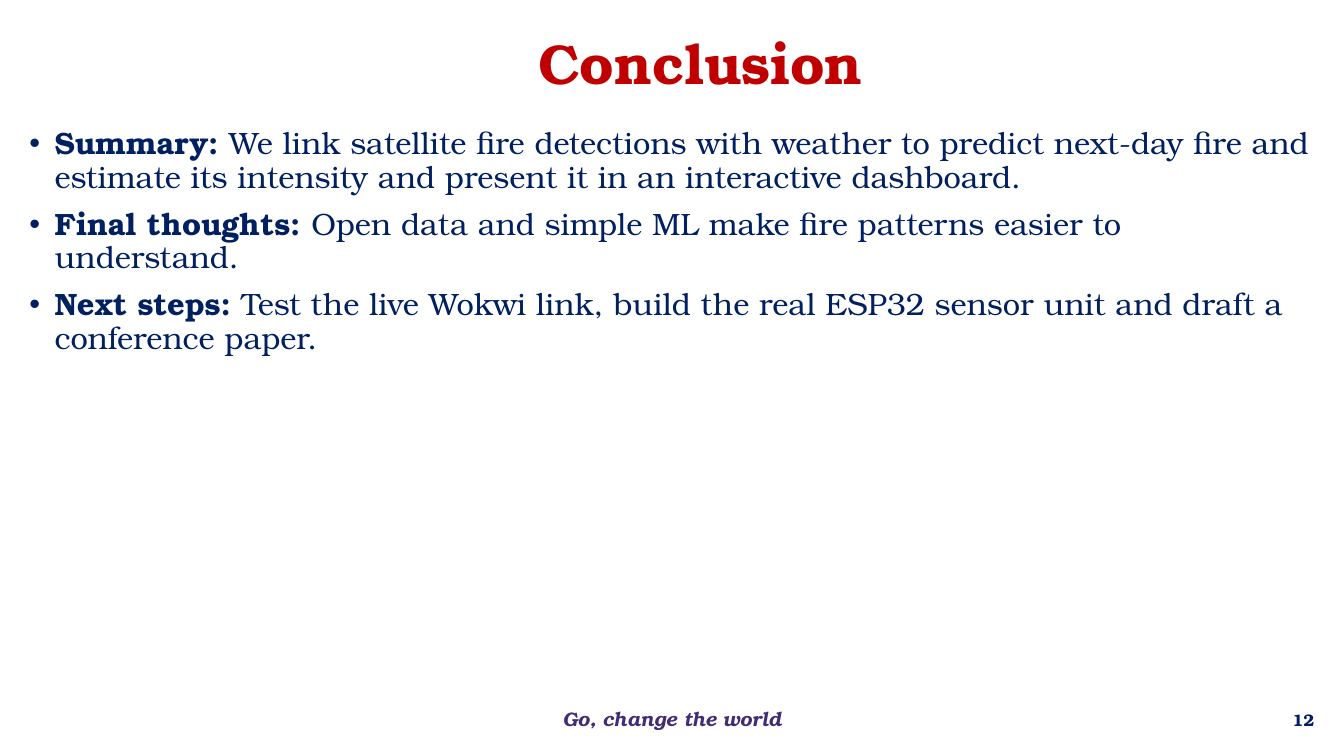
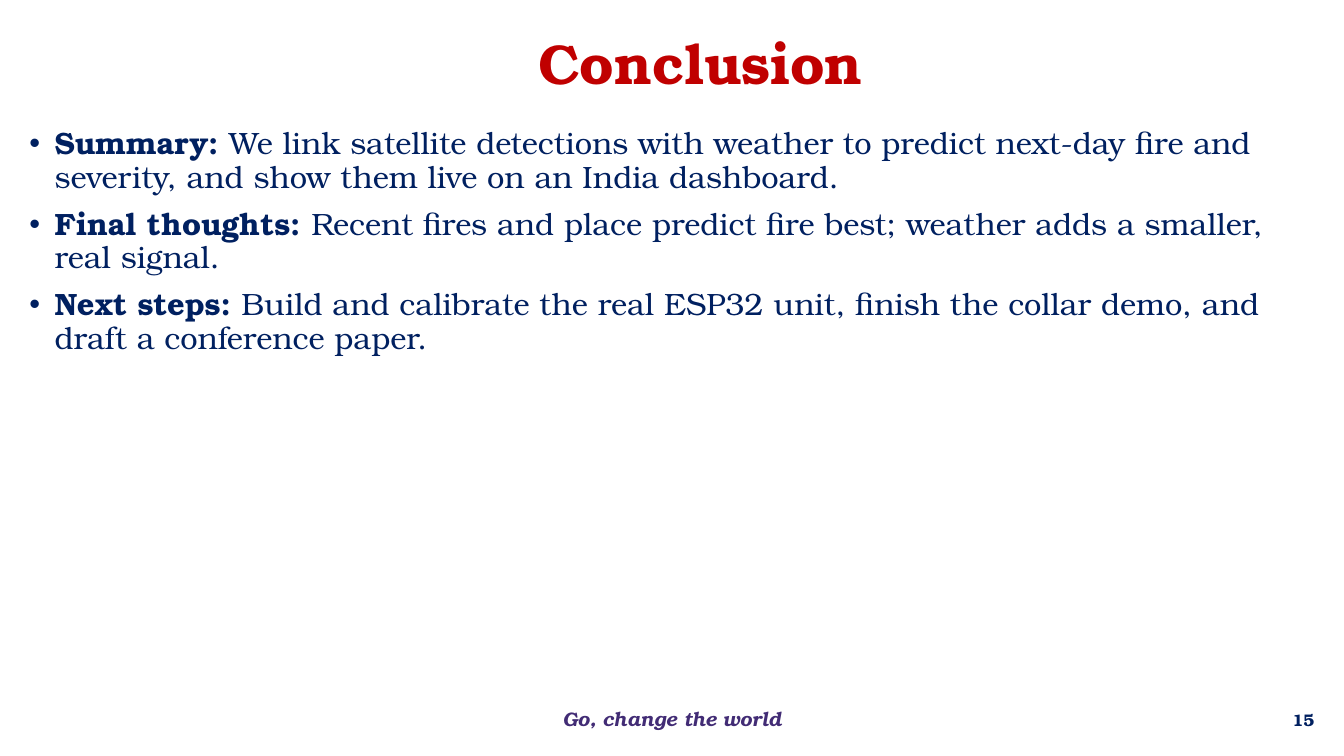
Before and after one commit to bnsama29-cloud/wildfire-estimation-evs, a slide deck: slide 15 of docs/EL_Phase1_Wildfire.pptx (slide 12 before the commit). Drawn at 1344x756 pixels with LibreOffice and Linux fonts; fonts in the diff are those of the drawing; background and template pictures are left out. Boxes give left, top, right and bottom in pixels: in the first picture for what was removed or moved away, otherwise in the second. Text is boxed around its words. In the diff, an @@ line names an element or a change of style, - is before the commit and + after.

```diff
--- a/docs/EL_Phase1_Wildfire.pptx
+++ b/docs/EL_Phase1_Wildfire.pptx
@@ text at (x1=55, y1=131, x2=1263, y2=356): text changed @@
-• Summary: We link satellite fire detections with weather to predict next-day fire and estimate its intensity and present it in an interactive dashboard.
-• Final thoughts: Open data and simple ML make fire patterns easier to understand.
-• Next steps: Test the live Wokwi link, build the real ESP32 sensor unit and draft a conference paper.
+• Summary: We link satellite detections with weather to predict next-day fire and severity, and show them live on an India dashboard.
+• Final thoughts: Recent fires and place predict fire best; weather adds a smaller, real signal.
+• Next steps: Build and calibrate the real ESP32 unit, finish the collar demo, and draft a conference paper.
@@ page number at (x1=1292, y1=714, x2=1314, y2=727): text changed @@
-12
+15
```
Also in this commit, not shown: 6 other slides changed, 3 slides added, 13 other files.
